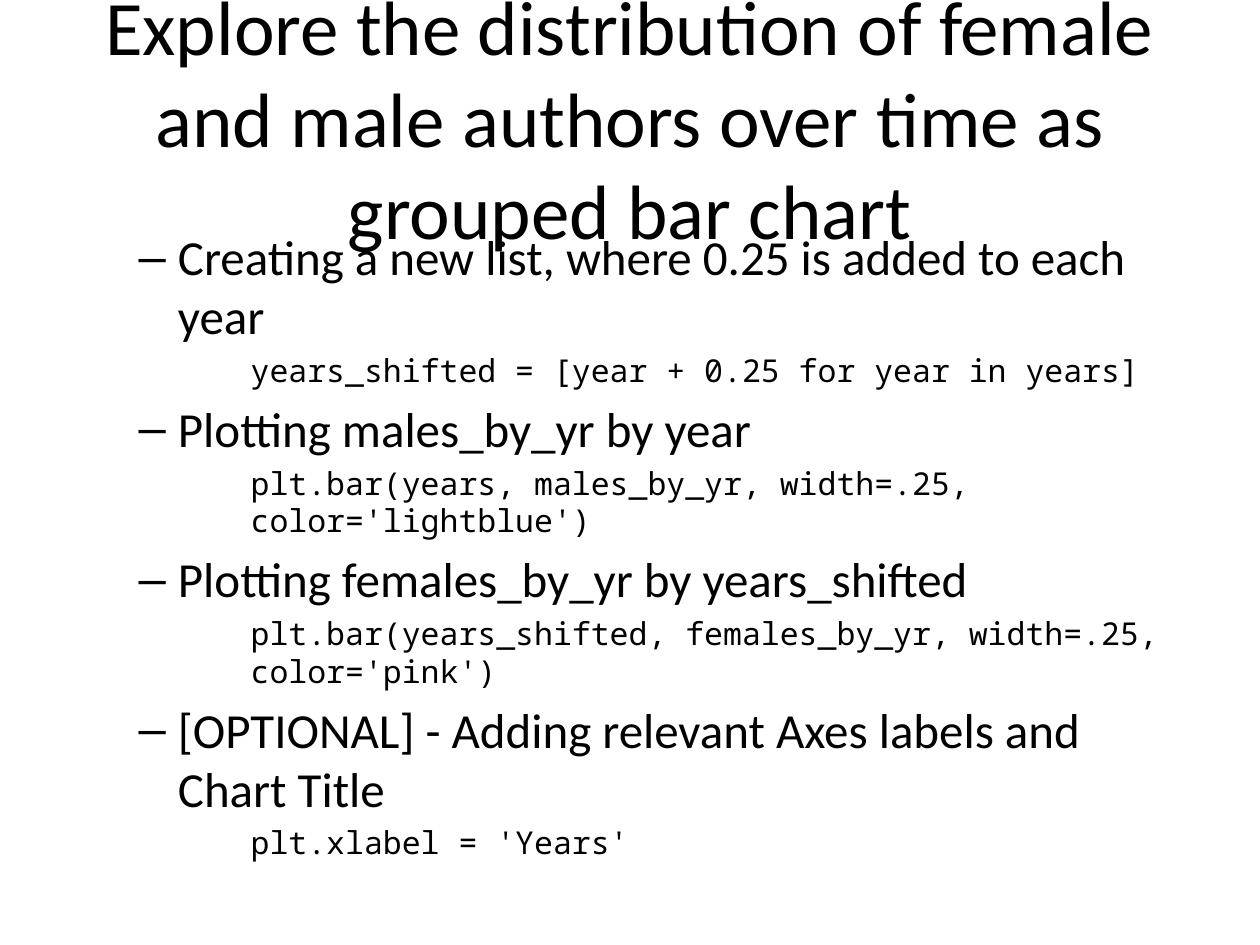
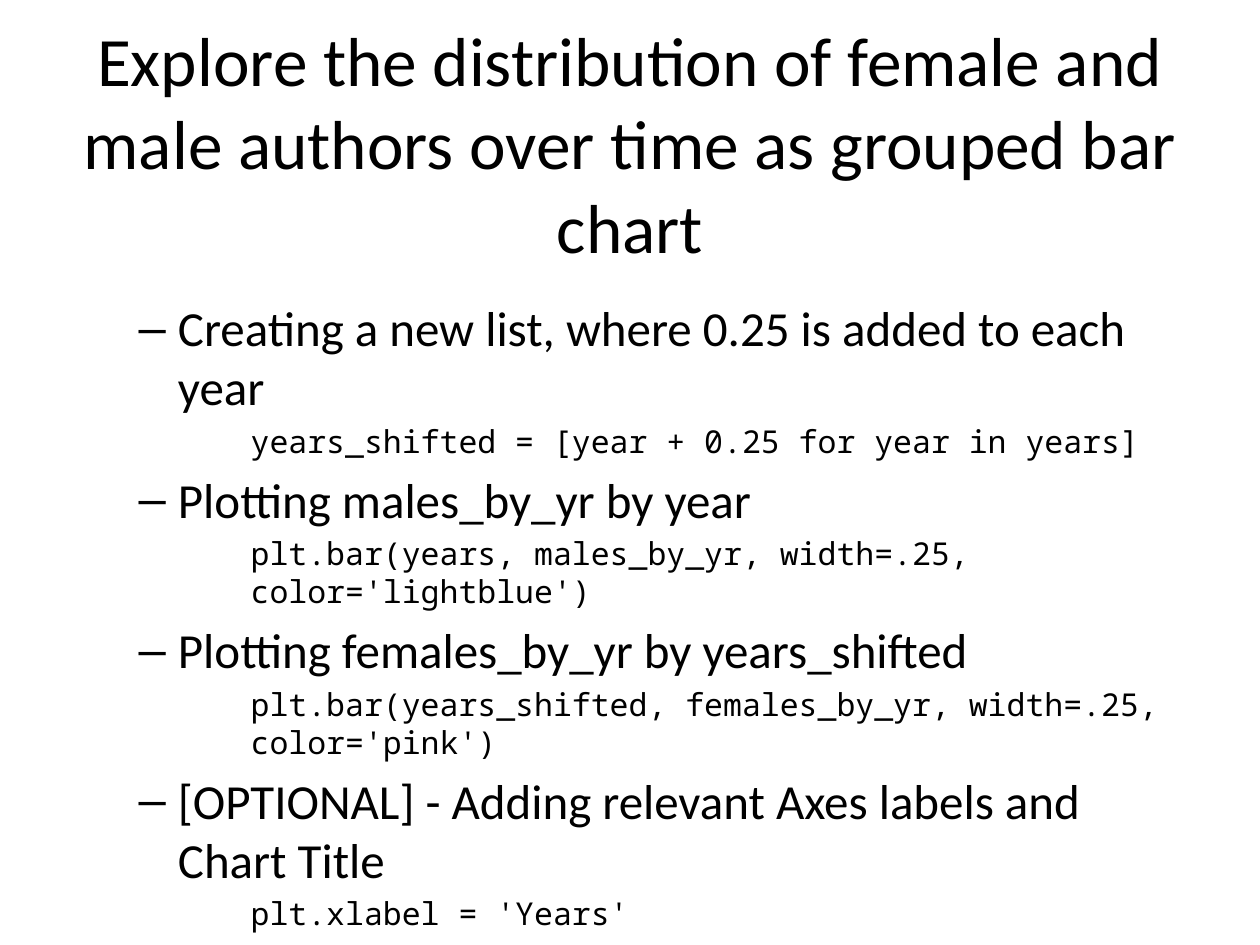
Before and after one commit to mbihan/biof309_spring2018_project1, a slide deck: slide 10 of Name_Game__Gender_Prediction_using_Sound/NGGPUS.pptx (slide 8 before the commit). Drawn at 1260x945 pixels with LibreOffice and Linux fonts; fonts in the diff are those of the drawing. Boxes give left, top, right and bottom in pixels: in the first picture for what was removed or moved away, otherwise in the second. Text is boxed around its words. In the diff, an @@ line names an element or a change of style, - is before the commit and + after.

```diff
--- a/Name_Game__Gender_Prediction_using_Sound/NGGPUS.pptx
+++ b/Name_Game__Gender_Prediction_using_Sound/NGGPUS.pptx
@@ title "Explore the distribution of female ...": place and size @@
-title "Explore the distribution of female ..." at [105,1,1153,257]
+title "Explore the distribution of female ..." at [84,38,1176,181]
@@ title "Explore the distribution of female ..." at [84,38,1176,181]: size 44 to 39.6 pt @@
@@ text "Creating a new list, where ..." rewrapped from [178,235,1158,862] to [178,312,1158,933] @@
```
Also in this commit, not shown: 7 other slides changed, 4 slides added, 2 slides removed, 3 other files.
